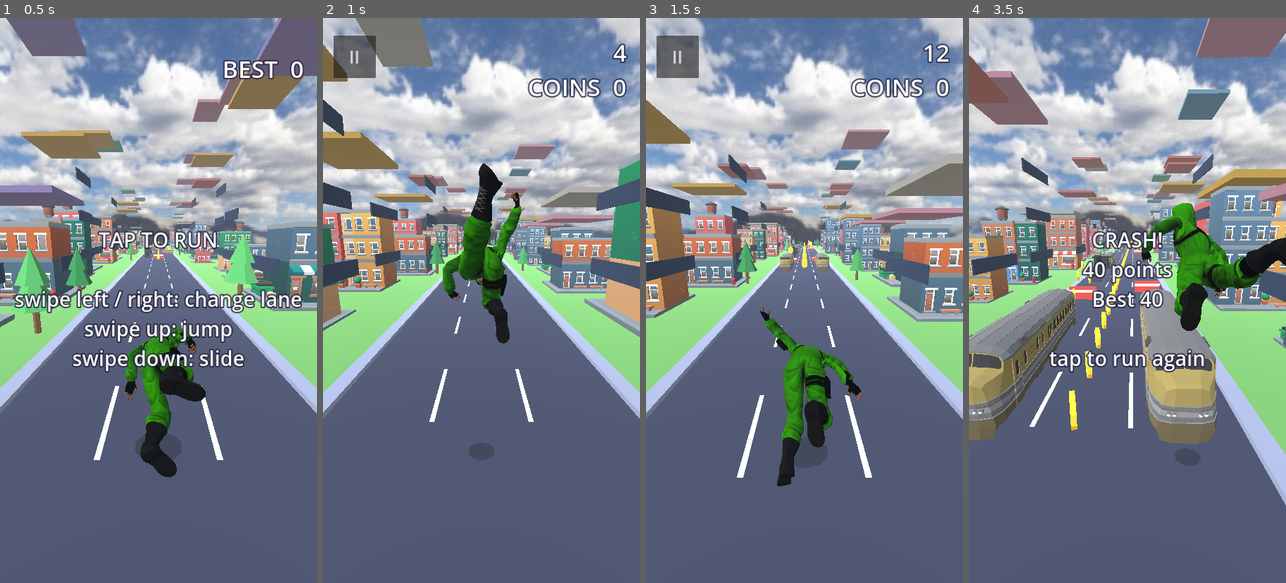
Above: before the commit, frames 1-4 (left to right).
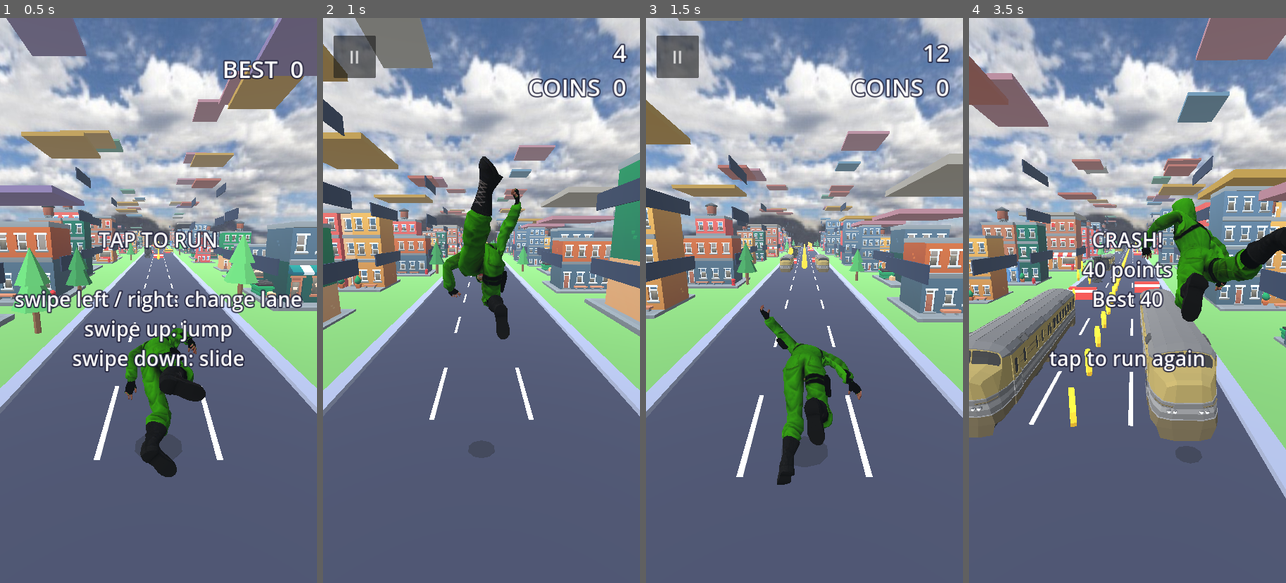
Above: after the commit, the same moments.

Repository: akshathgaming198028-cell/EndlessGame
Game: Godot game, scene res://main.tscn
Same seed, same stepped clock (60 frames per second), same inputs: the game is played once before the commit and once after it.
Inputs (mouse positions are in pixels of both pictures, inside the frame that each line leads up to):
- Up to frame 1 (0.5 s): no input
- Up to frame 2 (1 s): tap Enter at 0.5 s; move the mouse to (551, 272) at 0.52 s; hold Right from 0.53 s (still down); click (551, 272) at 0.67 s; tap Space at 0.77 s
- Up to frame 3 (1.5 s): release Right at 1.25 s; drag from (741, 328) to (788, 413) at 1.27 s
- Up to frame 4 (3.5 s): move the mouse to (1159, 176) at 2.02 s; hold Right 2.03-2.75 s; click (1159, 176) at 2.17 s; drag from (1111, 413) to (1032, 215) at 2.77 s

Frame 1 is identical in both runs. In frame 2, 4.8% of the frame differs, in the area x 0-100%, y 0-79%; in frame 3, 7.0%; in frame 4, 14%, in the area x 0-100%, y 0-87%.

Commit message:
Keep the upper body upright, make pause tap reliable, calmer camera follow
Co-Authored-By: Claude Haiku 5.5 <noreply@anthropic.com>
Claude-Session: https://claude.ai/code/session_01DDNfUcEeZJQNoZPcRL3Cag

Diff:
--- a/main.gd
+++ b/main.gd
@@ -428,6 +428,22 @@
 	ap.add_animation_library("", lib)
 	ap.animation_finished.connect(_on_anim_finished)
 	anim = ap
+
+
+# Straightens the upper body: measures how far the spine leans in the animation and rotates it back to vertical
+func _upright_body() -> void:
+	if skel == null:
+		return
+	var sb := skel.find_bone("mixamorig:Spine")
+	var hb := skel.find_bone("mixamorig:Head")
+	if sb < 0 or hb < 0:
+		return
+	skel.clear_bones_global_pose_override()
+	var sp := skel.get_bone_global_pose(sb)
+	var hp := skel.get_bone_global_pose(hb)
+	var v := hp.origin - sp.origin
+	var a := -atan2(v.z, v.y)
+	skel.set_bone_global_pose_override(sb, Transform3D(Basis(Vector3.RIGHT, a) * sp.basis, sp.origin), 1.0, true)
 
 
 func _on_anim_finished(anim_name: StringName) -> void:
@@ -580,7 +596,7 @@
 	pause_btn.position = Vector2(24, 40)
 	pause_btn.size = Vector2(96, 96)
 	pause_btn.visible = false
-	pause_btn.pressed.connect(_toggle_pause)
+	pause_btn.mouse_filter = Control.MOUSE_FILTER_IGNORE
 	layer.add_child(pause_btn)
 
 
@@ -1035,7 +1051,16 @@
 		want_slide = true
 
 
+func _in_pause_zone(p: Vector2) -> bool:
+	var r := Rect2(24, 40, 96, 96).grow(24.0)
+	var ratio := get_viewport().get_visible_rect().size / Vector2(DisplayServer.window_get_size())
+	return r.has_point(p) or r.has_point(p * ratio)
+
+
 func _input(e: InputEvent) -> void:
+	if e is InputEventScreenTouch and e.pressed and state == State.PLAY and _in_pause_zone(e.position):
+		_toggle_pause()
+		return
 	if e is InputEventScreenTouch:
 		if e.pressed:
 			swipe_start = e.position
@@ -1200,6 +1225,10 @@
 		if kw == "die" and die_done:
 			return
 		_play_anim(kw)
+		if kw == "run" or kw == "idle" or kw == "jump":
+			_upright_body()
+		else:
+			skel.clear_bones_global_pose_override()
 		return
 
 	var k: float = 1.0 - exp(-18.0 * dt)
@@ -1249,8 +1278,8 @@
 
 
 func _update_camera(dt: float) -> void:
-	var k: float = 1.0 - exp(-8.0 * dt)
-	var target := Vector3(px * 0.5, 4.2 + py * 0.12, 4.6)
+	var k: float = 1.0 - exp(-5.0 * dt)
+	var target := Vector3(px * 0.5, 4.2 + py * 0.06, 4.6)
 	cam_pos = cam_pos.lerp(target, k)
 	cam_look = cam_look.lerp(Vector3(px * 0.4, 1.0 + py * 0.08, -9.0), k)
 	var off := Vector3.ZERO
